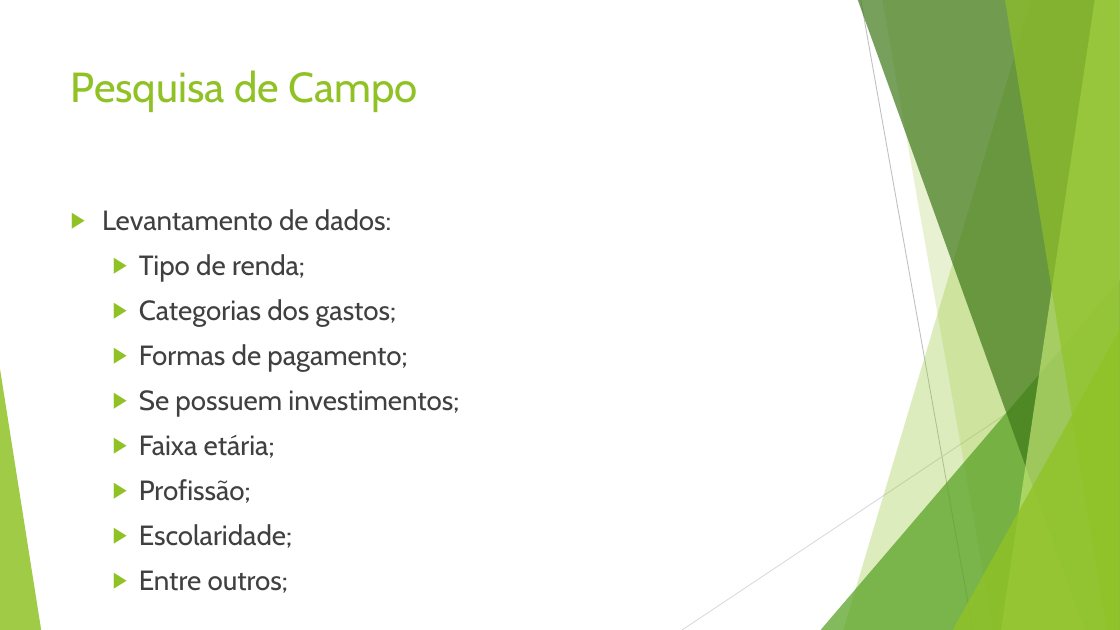
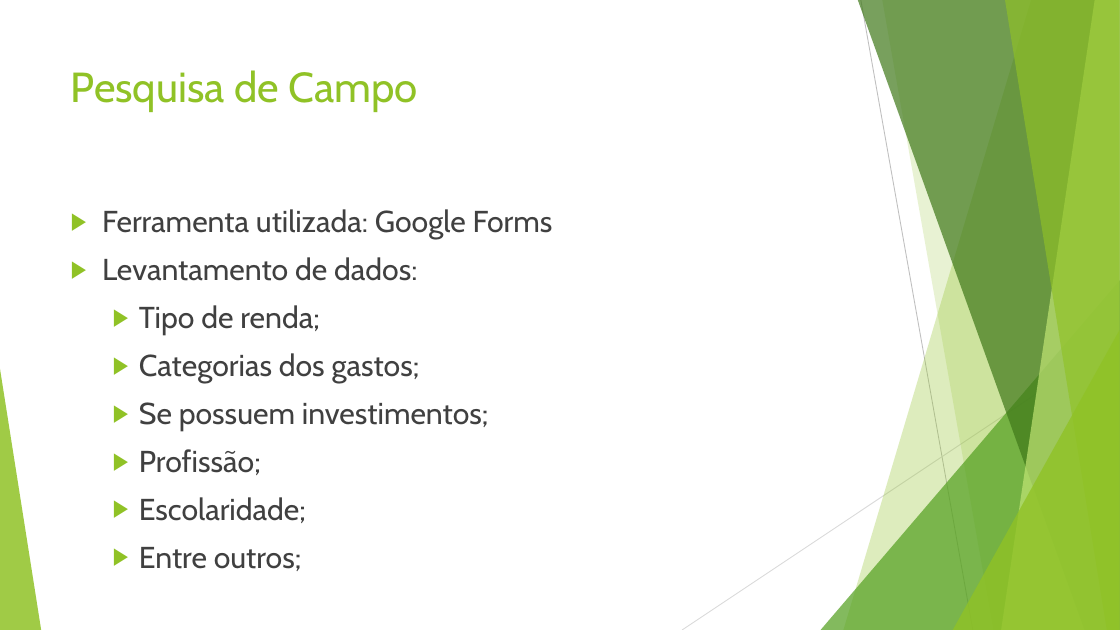
Before and after one commit to GArmane/Jarbas, a slide deck: slide 8 of docs/Apresentação Teste TCC.pptx. Drawn at 1120x630 pixels with LibreOffice and Linux fonts; fonts in the diff are those of the drawing. Boxes give left, top, right and bottom in pixels: in the first picture for what was removed or moved away, otherwise in the second. Text is boxed around its words. In the diff, an @@ line names an element or a change of style, - is before the commit and + after.

```diff
--- a/docs/Apresentação Teste TCC.pptx
+++ b/docs/Apresentação Teste TCC.pptx
@@ text at (102, 209, 553, 240): paragraph added @@
+▶ Ferramenta utilizada: Google Forms
@@ text at (102, 257, 489, 571): size 23.8 to 25.9 pt in "Levantamento de dados:", "Tipo de renda;", "Categorias dos gastos;", "Se possuem investimentos;" and 3 more places @@
@@ text at (139, 344, 407, 372): paragraph removed @@
-  ▶ Formas de pagamento;
@@ text at (139, 435, 275, 458): paragraph removed @@
-  ▶ Faixa etária;
```
Also in this commit, not shown: 1 other slide changed, 1 slide added.
